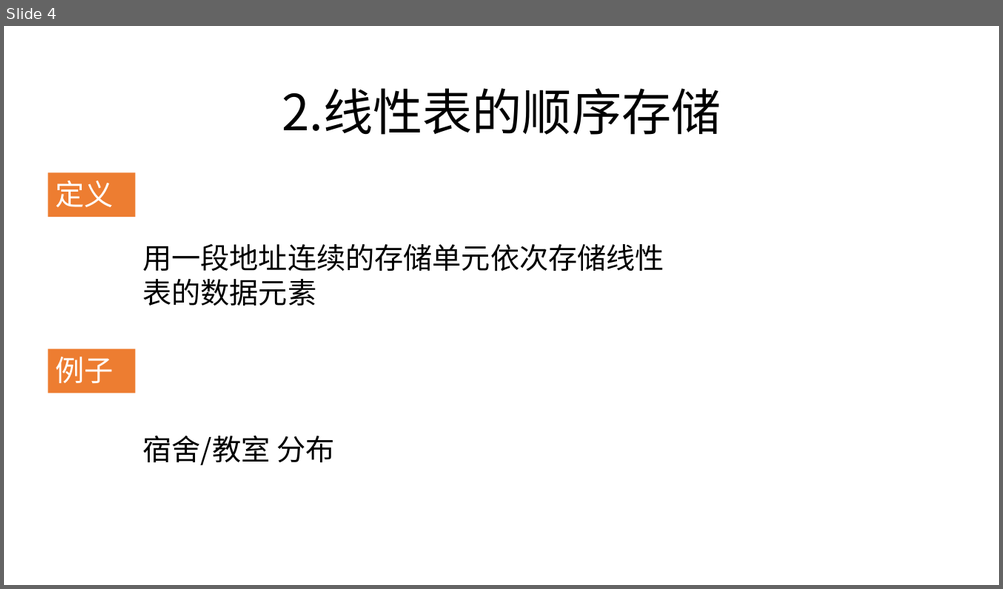
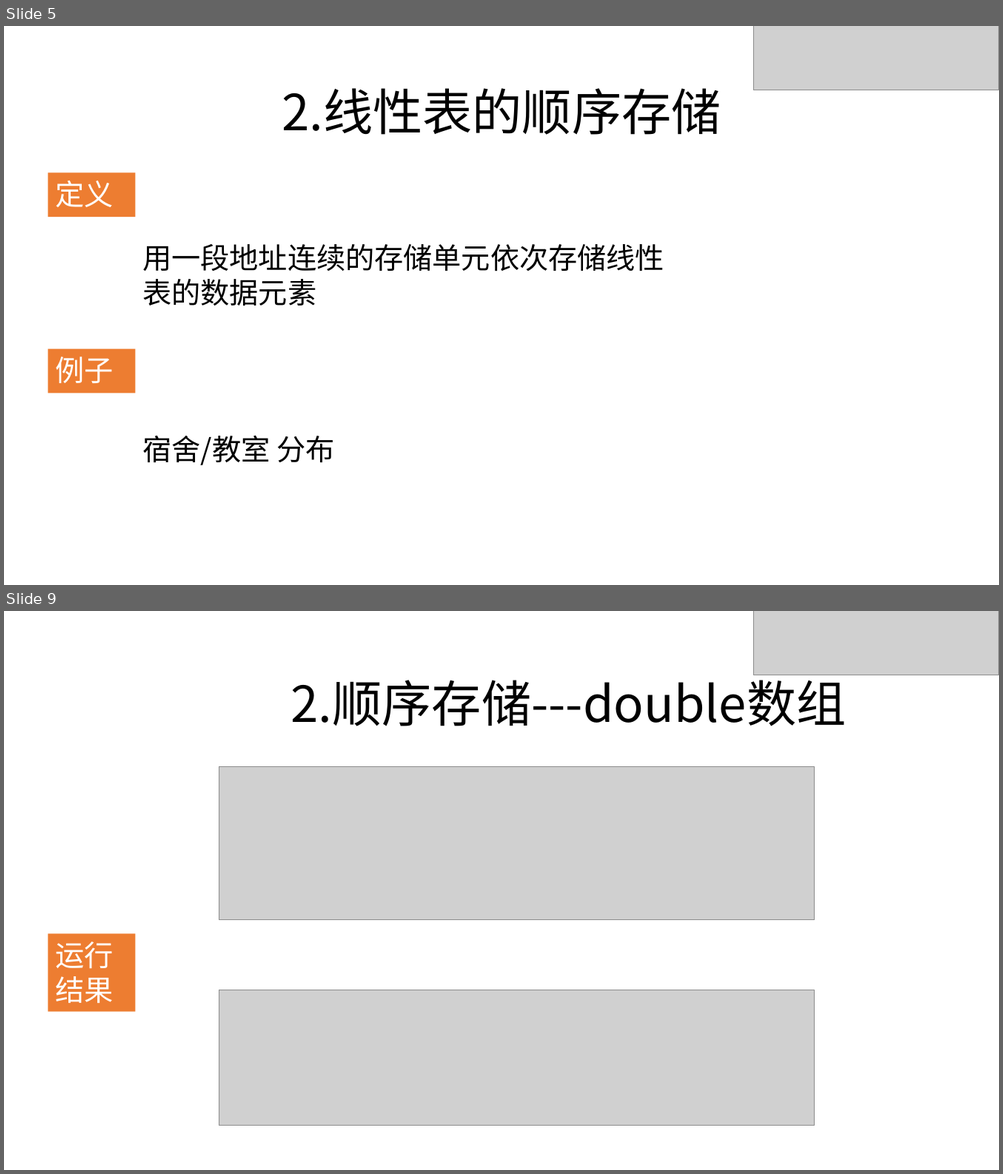
Before and after one commit to zjyesir/hmc_data_structure, a slide deck: 2.线性表.pptx. Shown one above the other, each under a label of ours: slide 4 before the commit, slides 5 and 9 after it; the slides between them are not shown. The pictures are 1003x589 and 1003x1174 pixels, drawn with LibreOffice and Linux fonts; fonts in the diff are those of the drawing; grey boxes stand for pictures; background and template pictures are left out. Boxes give left, top, right and bottom in pixels: in the first picture for what was removed or moved away, otherwise in the second. Text is boxed around its words. In the diff, an @@ line names an element or a change of style, - is before the commit and + after.

```diff
--- a/2.线性表.pptx
+++ b/2.线性表.pptx
@@ slide 9 added at [4, 611, 999, 1170], background picture (left out) @@
@@ picture added at [754, 611, 999, 675] @@
@@ text added at [290, 672, 845, 726], 48 pt, text #000000 @@
+2.顺序存储---double数组
@@ picture added at [219, 767, 814, 920] @@
@@ rectangle added at [48, 934, 135, 1011], fill #ED7D31, 28 pt, text #FFFFFF @@
+运行结果
@@ picture added at [219, 991, 814, 1127] @@
@@ what was slide 4 is now slide 5 @@
@@ slide 5 changed as well @@
@@ picture added at [754, 26, 999, 90] @@
```
Also in this commit, not shown: 8 other slides changed, 18 other slides added, 3 slides removed, 9 other files.
